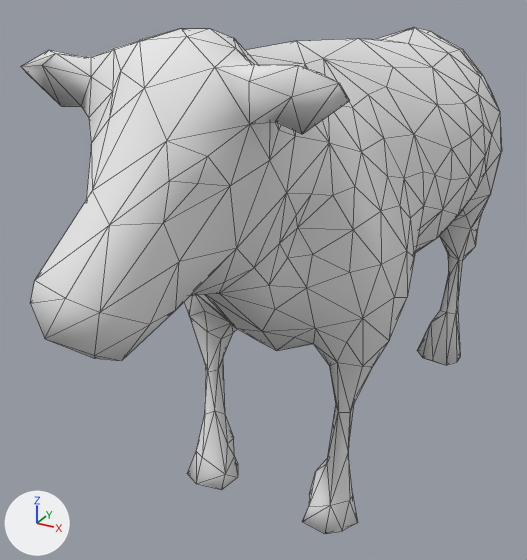
What one commit did to the OBJ model modelos/vaca/Cow_Low_Poly.obj.
Before and after are seen from a 50 mm camera at (1.01, -2.39, 1.79) aimed at (-0.16, -0.27, 0.73). Every picture has the same lights, and +X, +Y and +Z are marked at lower left. The picture after the commit comes second. Mesh edges are drawn as thin lines. Where no turn or scale is listed for an object, it has been applied to the vertices.

In view in the first picture: 'Cow_Low_Poly'.
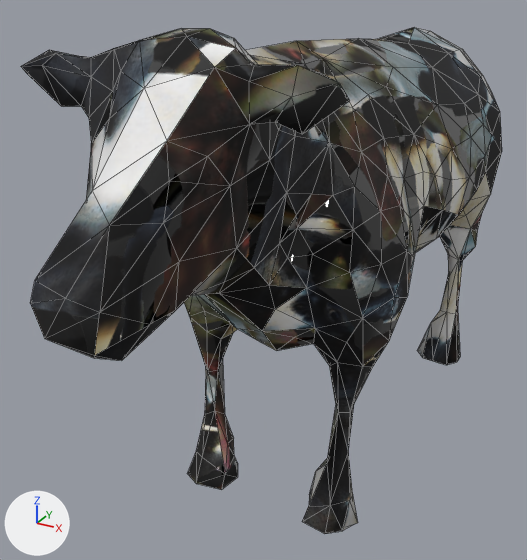
Diff of the bpy script that builds the scene:
```diff
--- a/modelos/vaca/Cow_Low_Poly.obj.py
+++ b/modelos/vaca/Cow_Low_Poly.obj.py
@@ img_cow_quad_roughness_png @@
+img_cow_quad_roughness_png = load_image('Cow_Quad_Roughness.png', 'Textures/Cow_Quad_Roughness.png', 2048, 2048, 'sRGB')
@@ img_cow_quad_diffuse_png @@
+img_cow_quad_diffuse_png = load_image('Cow_Quad_Diffuse.png', 'Textures/Cow_Quad_Diffuse.png', 2048, 2048, 'sRGB')
@@ img_cow_quad_normal_png @@
+img_cow_quad_normal_png = load_image('Cow_Quad_Normal.png', 'Textures/Cow_Quad_Normal.png', 2048, 2048, 'sRGB')
@@ mat_cow_quad_material @@
+mat_cow_quad_material = bpy.data.materials.new('Cow_Quad_Material')
+# uses the picture img_cow_quad_diffuse_png
+# uses the picture img_cow_quad_normal_png
+# uses the picture img_cow_quad_roughness_png
@@ me_cow_low_poly @@
 me_cow_low_poly.from_pydata(...)  # 501 vertices, 998 faces; spans x -0.44..0.44, y -1.42..1.14, z 0.01..1.65
-me_cow_low_poly.materials.append(mat_cow_tris_material)  # white #e7e7e7
+me_cow_low_poly.materials.append(mat_cow_quad_material)
```

Location of each change, [x1, y1, x2, y2] in pixels of the pictures (527 x 560 px):
'Cow_Low_Poly', recoloured (white to grey): [21, 27, 502, 534] in both
